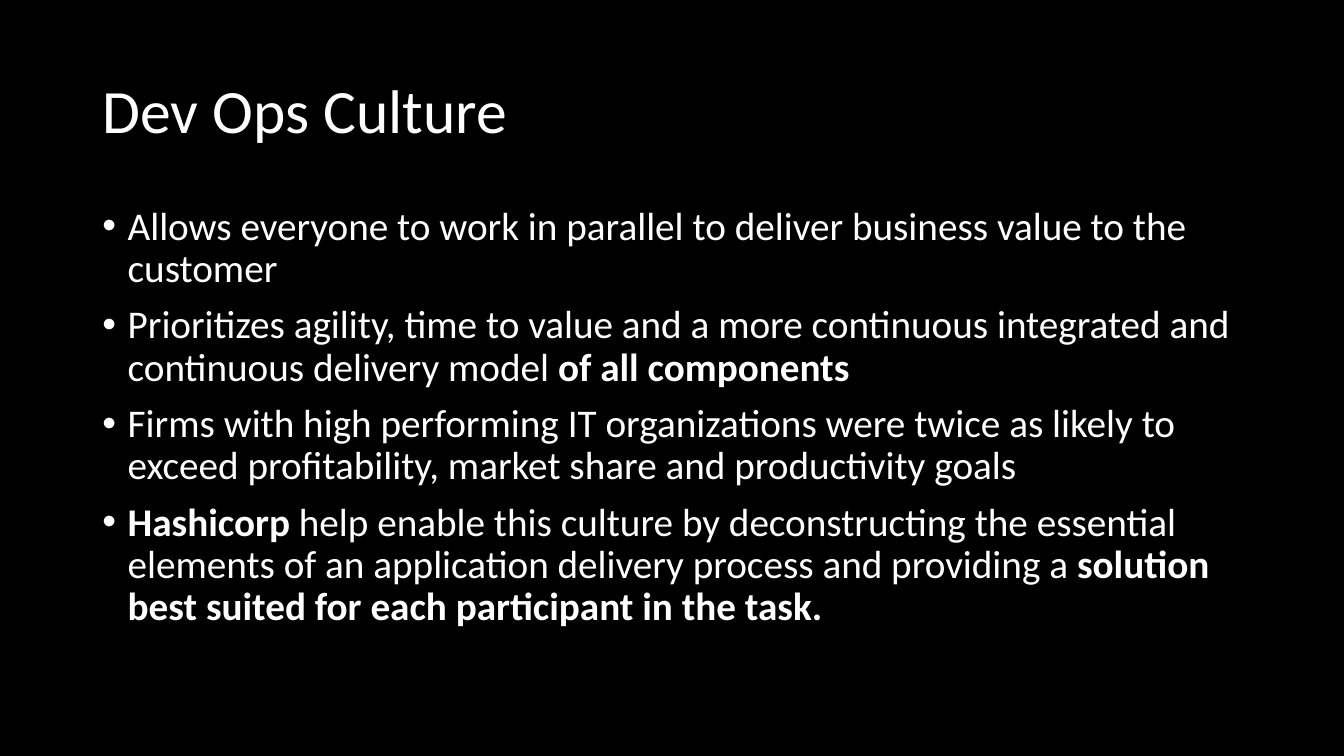
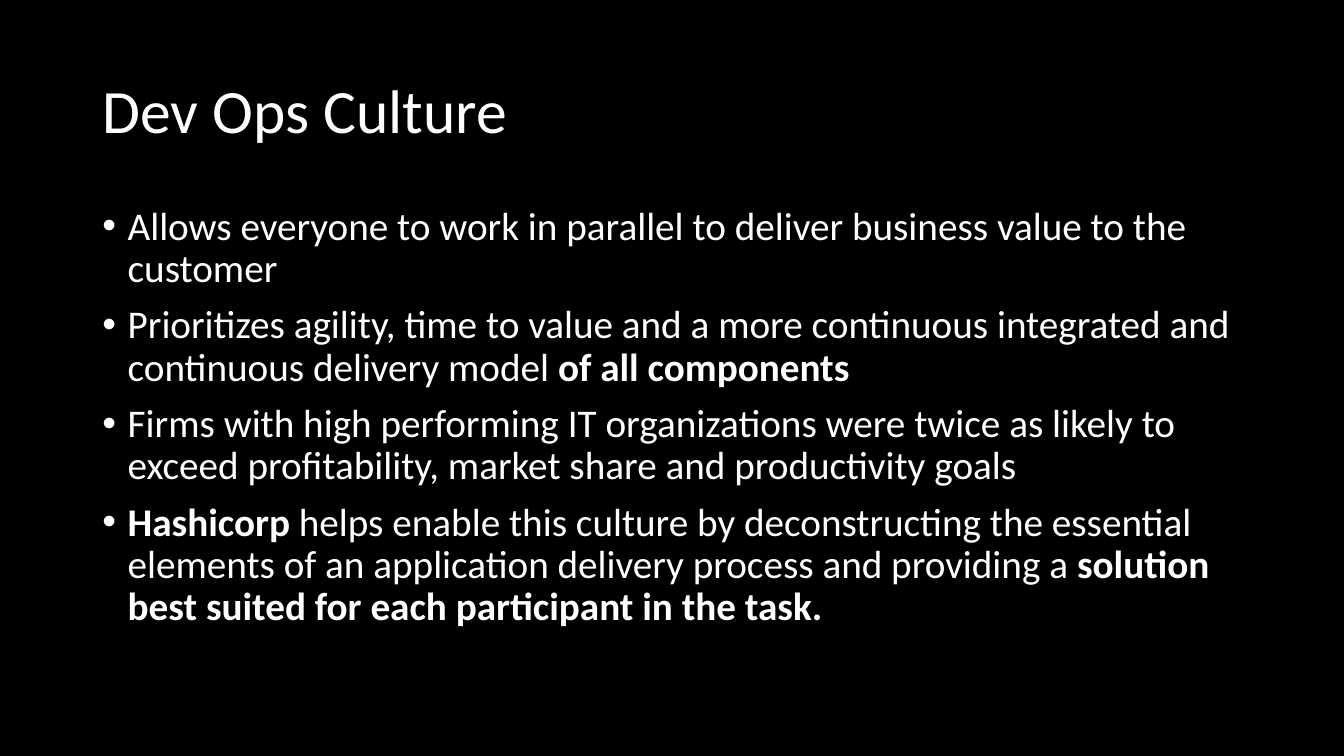
Before and after one commit to FraserPol/hashi-tech-excersise, a slide deck: slide 9 of Hashi-Demo-Preso.pptx. Drawn at 1344x756 pixels with LibreOffice and Linux fonts; fonts in the diff are those of the drawing. Boxes give left, top, right and bottom in pixels: in the first picture for what was removed or moved away, otherwise in the second. Text is boxed around its words. In the diff, an @@ line names an element or a change of style, - is before the commit and + after.

```diff
--- a/Hashi-Demo-Preso.pptx
+++ b/Hashi-Demo-Preso.pptx
@@ text at [128, 508, 1209, 626]: text changed @@
-• Hashicorp help enable this culture by deconstructing the essential elements of an application delivery process and providing a solution best suited for each participant in the task.
+• Hashicorp helps enable this culture by deconstructing the essential elements of an application delivery process and providing a solution best suited for each participant in the task.
```
Also in this commit, not shown: 7 other slides changed, 13 slides added, 1 slide removed, 13 other files.
